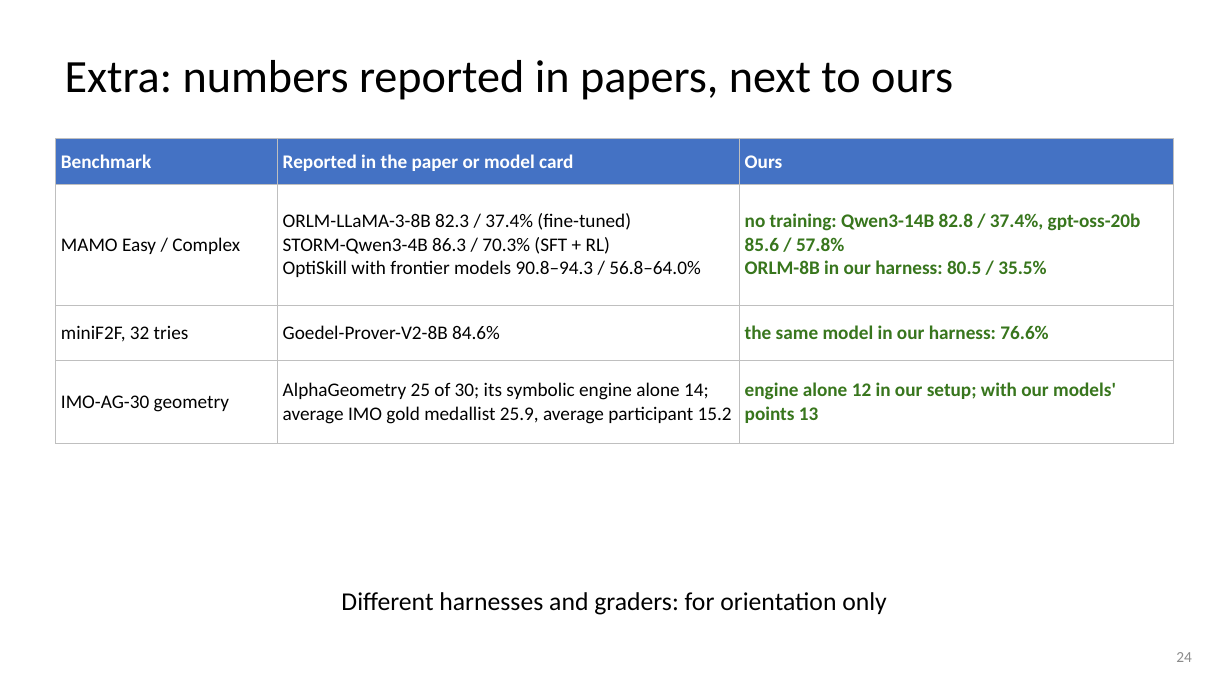
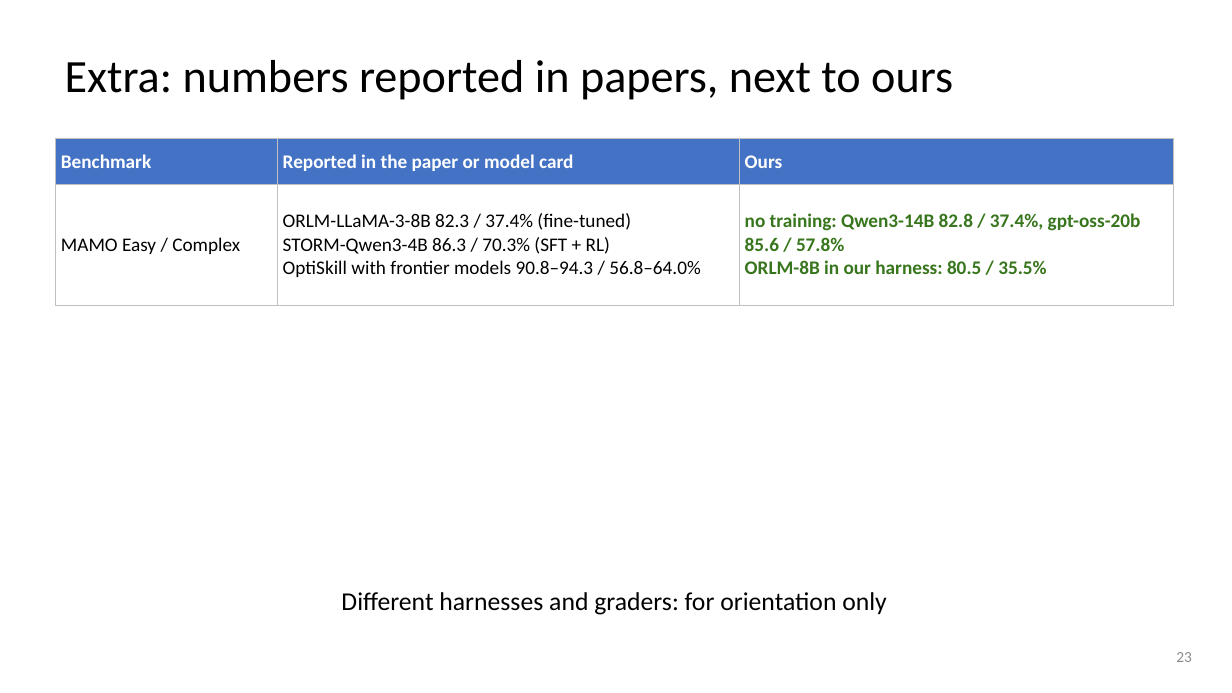
Before and after one commit to dlwns147/CSED490E_Project_Team5, a slide deck: slide 23 of Proposal_Team5.pptx (slide 24 before the commit). Drawn at 1232x693 pixels with LibreOffice and Linux fonts; fonts in the diff are those of the drawing. Boxes give left, top, right and bottom in pixels: in the first picture for what was removed or moved away, otherwise in the second. Text is boxed around its words. In the diff, an @@ line names an element or a change of style, - is before the commit and + after.

```diff
--- a/Proposal_Team5.pptx
+++ b/Proposal_Team5.pptx
@@ table at [55, 139, 1174, 281] @@
-row 3: miniF2F, 32 tries | Goedel-Prover-V2-8B 84.6% | the same model in our harness: 76.6%
-row 4: IMO-AG-30 geometry | AlphaGeometry 25 of 30; its symbolic engine alone 14; average IMO gold medallist 25.9, average participant 15.2 | engine alone 12 in our setup; with our models' points 13
@@ page number at [1176, 652, 1192, 662]: text changed @@
-24
+23
```
Also in this commit, not shown: 22 other slides changed, 2 slides removed, 4 other files.
